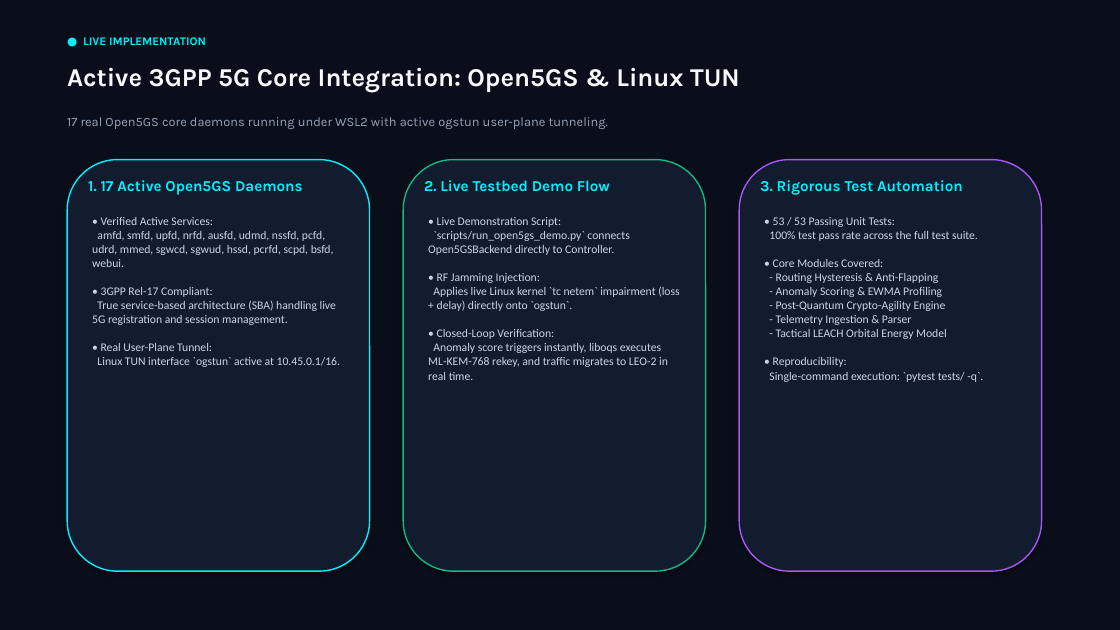
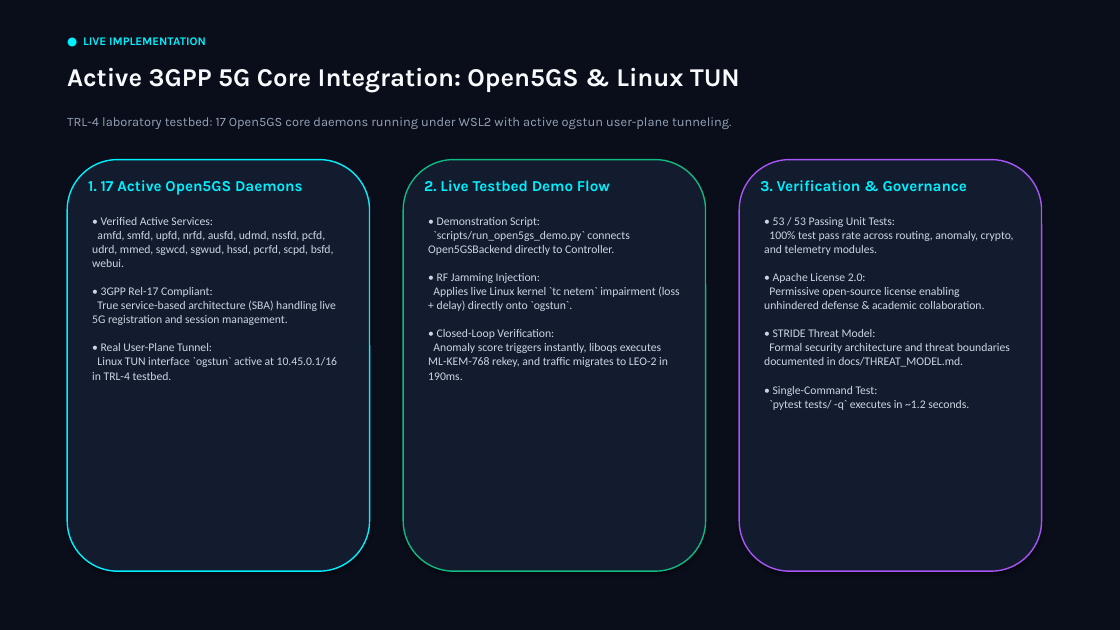
Before and after one commit to Rahul109871234/raksha-net, a slide deck: slide 8 of results/raksha_net_defense_presentation.pptx. Drawn at 1120x630 pixels with LibreOffice and Linux fonts; fonts in the diff are those of the drawing. Boxes give left, top, right and bottom in pixels: in the first picture for what was removed or moved away, otherwise in the second. Text is boxed around its words. In the diff, an @@ line names an element or a change of style, - is before the commit and + after.

Commit message:
docs(presentation): align slides and playbook with TRL-4 emulation, reactive BFD baseline, Apache 2.0, and threat model

```diff
--- a/results/raksha_net_defense_presentation.pptx
+++ b/results/raksha_net_defense_presentation.pptx
@@ text at (67,117,731,129): text changed @@
-17 real Open5GS core daemons running under WSL2 with active ogstun user-plane tunneling.
+TRL-4 laboratory testbed: 17 Open5GS core daemons running under WSL2 with active ogstun user-plane tunneling.
@@ text at (760,180,967,191): text changed @@
-3. Rigorous Test Automation
+3. Verification & Governance
@@ text at (92,217,337,380): text changed @@
-• Verified Active Services:
-amfd, smfd, upfd, nrfd, ausfd, udmd, nssfd, pcfd, udrd, mmed, sgwcd, sgwud, hssd, pcrfd, scpd, bsfd, webui.
-• 3GPP Rel-17 Compliant:
-True service-based architecture (SBA) handling live 5G registration and session management.
-• Real User-Plane Tunnel:
-Linux TUN interface `ogstun` active at 10.45.0.1/16.
+• Verified Active Services:
+amfd, smfd, upfd, nrfd, ausfd, udmd, nssfd, pcfd, udrd, mmed, sgwcd, sgwud, hssd, pcrfd, scpd, bsfd, webui.
+• 3GPP Rel-17 Compliant:
+True service-based architecture (SBA) handling live 5G registration and session management.
+• Real User-Plane Tunnel:
+Linux TUN interface `ogstun` active at 10.45.0.1/16 in TRL-4 testbed.
@@ text at (428,217,679,380): text changed @@
-• Live Demonstration Script:
-`scripts/run_open5gs_demo.py` connects Open5GSBackend directly to Controller.
-• RF Jamming Injection:
-Applies live Linux kernel `tc netem` impairment (loss + delay) directly onto `ogstun`.
-• Closed-Loop Verification:
-Anomaly score triggers instantly, liboqs executes ML-KEM-768 rekey, and traffic migrates to LEO-2 in real time.
+• Demonstration Script:
+`scripts/run_open5gs_demo.py` connects Open5GSBackend directly to Controller.
+• RF Jamming Injection:
+Applies live Linux kernel `tc netem` impairment (loss + delay) directly onto `ogstun`.
+• Closed-Loop Verification:
+Anomaly score triggers instantly, liboqs executes ML-KEM-768 rekey, and traffic migrates to LEO-2 in 190ms.
@@ text at (764,217,1014,410): text changed @@
-• 53 / 53 Passing Unit Tests:
-100% test pass rate across the full test suite.
-• Core Modules Covered:
-- Routing Hysteresis & Anti-Flapping
-- Anomaly Scoring & EWMA Profiling
-- Post-Quantum Crypto-Agility Engine
-- Telemetry Ingestion & Parser
-- Tactical LEACH Orbital Energy Model
-• Reproducibility:
-Single-command execution: `pytest tests/ -q`.
+• 53 / 53 Passing Unit Tests:
+100% test pass rate across routing, anomaly, crypto, and telemetry modules.
+• Apache License 2.0:
+Permissive open-source license enabling unhindered defense & academic collaboration.
+• STRIDE Threat Model:
+Formal security architecture and threat boundaries documented in docs/THREAT_MODEL.md.
+• Single-Command Test:
+`pytest tests/ -q` executes in ~1.2 seconds.
```
Also in this commit, not shown: 11 other slides changed, 2 other files.
